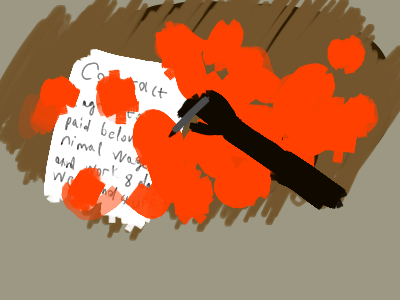
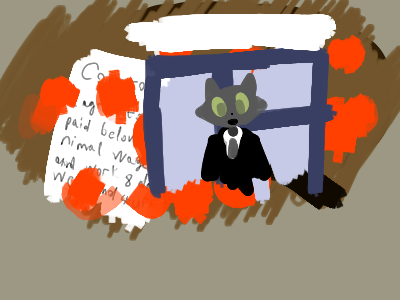
Comparing the layer stacks of the two 400x300 images. Changes:
showed "Paint Layer 3" over (x1=124, y1=13, x2=338, y2=205)
painted on "Paint Layer 1" over (x1=124, y1=13, x2=338, y2=205)
